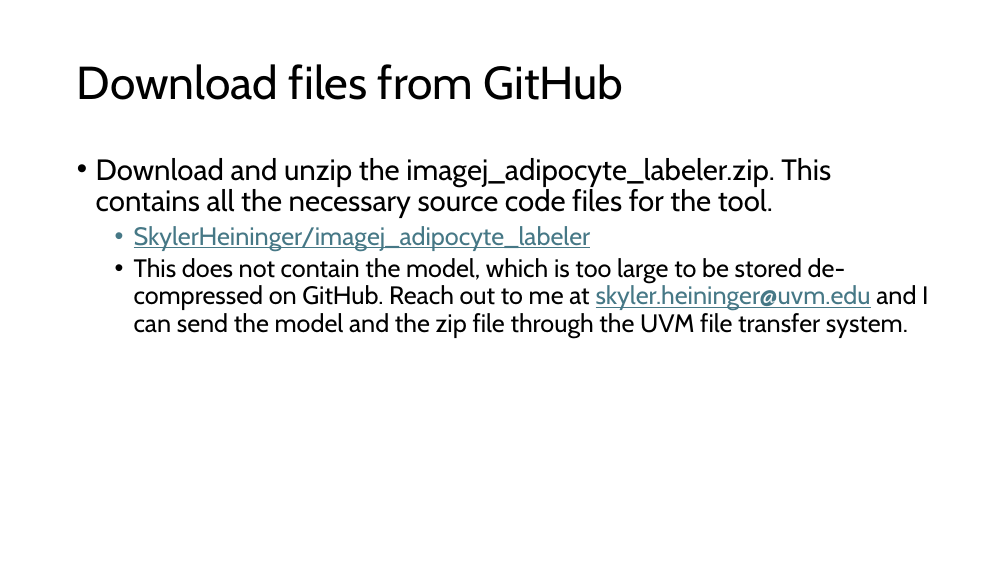
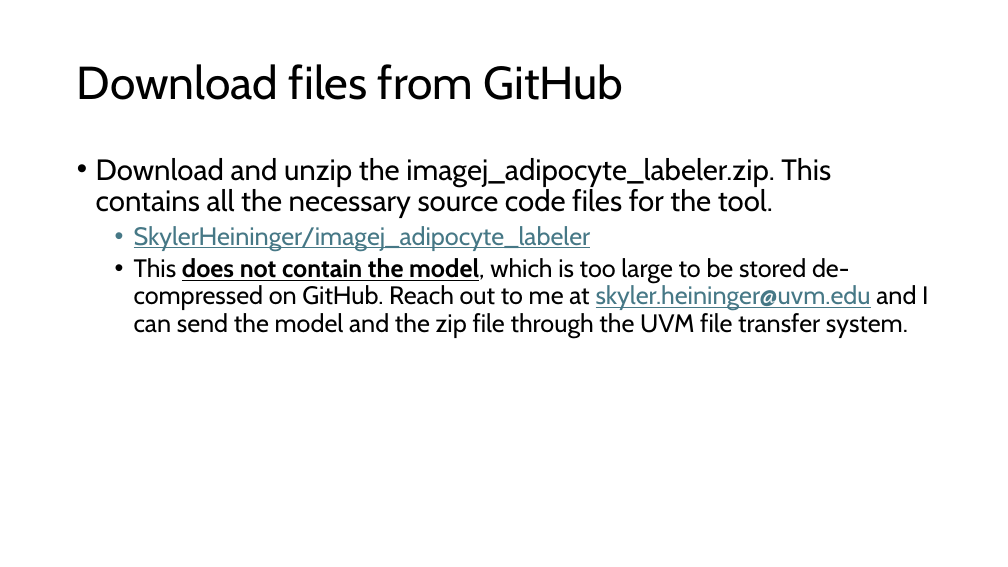
Before and after one commit to SkylerHeininger/Adipolabeler, a slide deck: slide 4 of Adipocyte Auto-Labeler.pptx. Drawn at 1008x567 pixels with LibreOffice and Linux fonts; fonts in the diff are those of the drawing. Boxes give left, top, right and bottom in pixels: in the first picture for what was removed or moved away, otherwise in the second. Text is boxed around its words. In the diff, an @@ line names an element or a change of style, - is before the commit and + after.

```diff
--- a/Adipocyte Auto-Labeler.pptx
+++ b/Adipocyte Auto-Labeler.pptx
@@ text at (x1=134, y1=258, x2=928, y2=338): bold on, underline on in "does not contain the model," @@
```
Also in this commit, not shown: 4 other slides changed.
